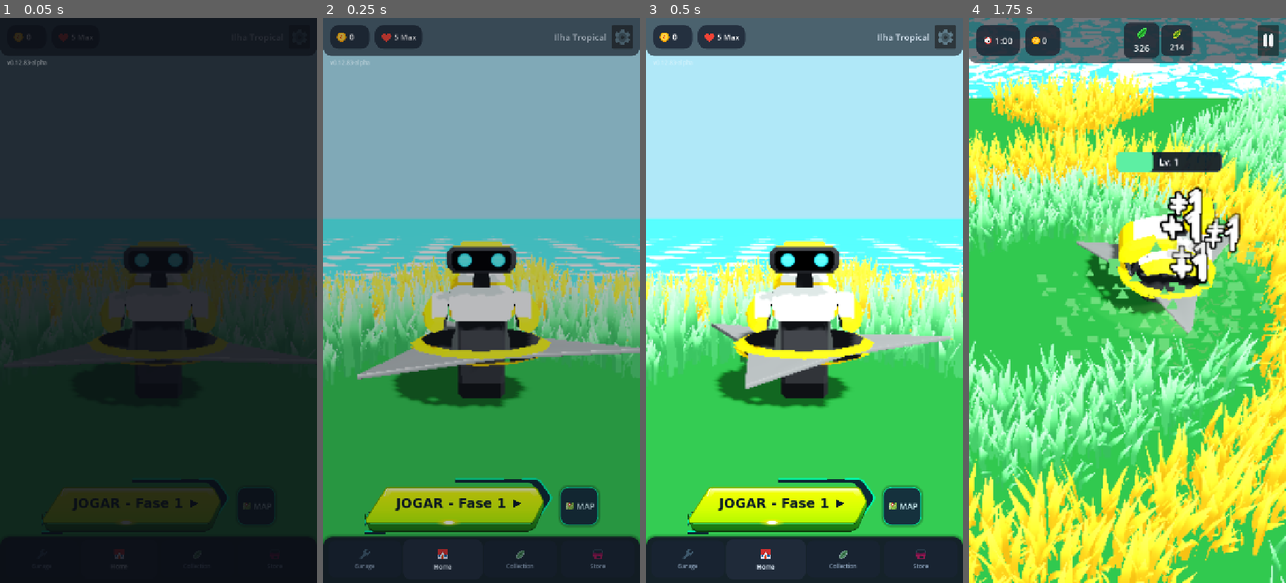
Above: before the commit, frames 1-4 (left to right).
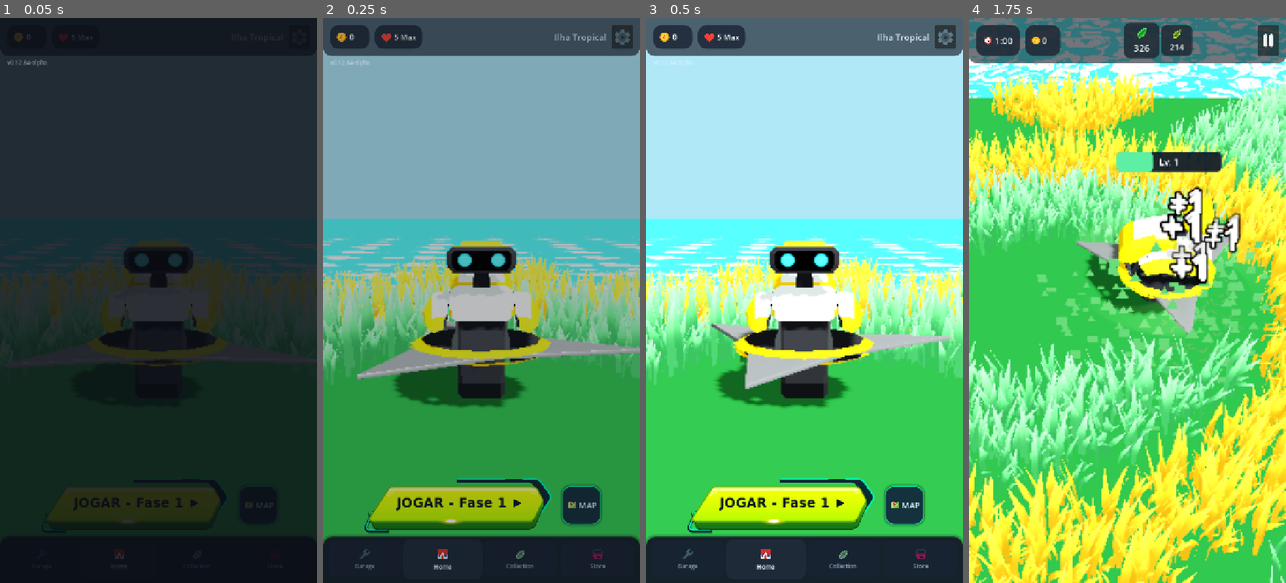
Above: after the commit, the same moments.

Repository: rogerbif/grass-cut-bot
Game: Godot game, scene res://scenes/menu/main_menu.tscn
Same seed, same stepped clock (60 frames per second), same inputs: the game is played once before the commit and once after it.
Inputs (mouse positions are in pixels of both pictures, inside the frame that each line leads up to):
- Up to frame 1 (0.05 s): no input
- Up to frame 2 (0.25 s): no input
- Up to frame 3 (0.5 s): no input
- Up to frame 4 (1.75 s): click (1105, 503) at 0.5 s; tap Enter at 1.25, 1.35 s; move the mouse to (1197, 272) at 1.27 s; hold Right (ui_right) from 1.28 s (still down); click (1197, 272) at 1.42 s; tap Space at 1.52 s

The runs differ from the first frame. In frame 1, less than 0.1% of the frame differs, in the area x 8-87%, y 7-91%; in frame 2, 1.7%; in frame 3, 1.9%, in the area x 8-89%, y 8-92%; in frame 4, nothing differs.

Commit message:
fix(ui): expansao de viewBox e correcao de recorte no canto esquerdo do botao [v0.12.84-alpha]

Diff:
--- a/assets/ui/btn_play_banner.svg
+++ b/assets/ui/btn_play_banner.svg
@@ -1,4 +1,4 @@
-<svg xmlns="http://www.w3.org/2000/svg" width="430" height="126" viewBox="14 16 430 126">
+<svg xmlns="http://www.w3.org/2000/svg" width="450" height="138" viewBox="0 10 450 138">
   <defs>
     <!-- Ultra Vibrant Neon Chartreuse Gradients -->
     <linearGradient id="main_face_grad" x1="0%" y1="0%" x2="0%" y2="100%">
@@ -38,13 +38,14 @@
   <path d="M 374 18 L 402 18 Q 408 18 414 23 L 436 53 Q 440 60 436 67 L 416 97"
         fill="none" stroke="#00f5a8" stroke-width="4" stroke-linecap="round" stroke-linejoin="round" />
 
-  <!-- Bottom-Left Detached Cyber Bracket -->
-  <path d="M 24 92 L 34 92 L 14 126 Q 12 135 20 135 L 62 135 L 62 143 L 18 143 Q 5 143 4 130 L 14 110 Z"
+  <!-- Bottom-Left Detached Cyber Bracket (Garantido sem corte com margem generosa) -->
+  <path d="M 24 92 L 34 92 L 15 125 Q 12 135 20 135 L 62 135 L 62 143 L 18 143 Q 6 143 5 130 L 14 110 Z"
         fill="#0b2834" />
-  <path d="M 24 96 L 10 126 Q 8 136 18 136 L 58 136"
+  <path d="M 24 96 L 11 126 Q 8 136 18 136 L 58 136"
         fill="none" stroke="#00f5a8" stroke-width="4" stroke-linecap="round" stroke-linejoin="round" />
 
   <!-- ================= 2. 3D BASE / LOWER BEVEL (DARK GREEN) ================= -->
+  <!-- Thick 3D extruded base under the yellow face -->
   <path d="M 16 106 L 24 126 Q 28 134 36 134 L 388 134 Q 396 134 402 127 L 421 82 Q 424 76 420 70 L 416 70 L 398 116 Q 394 120 388 120 L 26 120 L 14 96 Z"
         fill="url(#base_3d_grad)" stroke="#114b0e" stroke-width="1.5" stroke-linejoin="round" />
 
--- a/assets/ui/btn_play_banner_pressed.svg
+++ b/assets/ui/btn_play_banner_pressed.svg
@@ -1,4 +1,4 @@
-<svg xmlns="http://www.w3.org/2000/svg" width="430" height="126" viewBox="14 16 430 126">
+<svg xmlns="http://www.w3.org/2000/svg" width="450" height="138" viewBox="0 10 450 138">
   <defs>
     <!-- Gradients -->
     <linearGradient id="main_face_grad_pressed" x1="0%" y1="0%" x2="0%" y2="100%">
@@ -34,9 +34,10 @@
   <path d="M 374 23 L 402 23 Q 408 23 414 27 L 434 57 Q 438 63 435 70 L 424 91"
         fill="none" stroke="#00f2aa" stroke-width="3.5" stroke-linecap="round" stroke-linejoin="round" />
 
-  <path d="M 24 97 L 34 97 L 14 129 Q 12 137 20 137 L 62 137 L 62 145 L 18 145 Q 6 145 5 133 L 14 115 Z"
+  <!-- Bottom-Left Detached Cyber Bracket (Sem corte com margem generosa) -->
+  <path d="M 24 97 L 34 97 L 15 128 Q 12 137 20 137 L 62 137 L 62 145 L 18 145 Q 6 145 5 133 L 14 115 Z"
         fill="#0b2834" />
-  <path d="M 24 101 L 10 129 Q 8 139 18 139 L 58 139"
+  <path d="M 24 101 L 11 129 Q 8 139 18 139 L 58 139"
         fill="none" stroke="#00f2aa" stroke-width="3.5" stroke-linecap="round" stroke-linejoin="round" />
 
   <!-- ================= 2. 3D BASE / LOWER BEVEL (COMPRESSED) ================= -->
--- a/project.godot
+++ b/project.godot
@@ -11,7 +11,7 @@
 [application]
 
 config/name="Grass Cut Bot"
-config/version="0.12.83-alpha"
+config/version="0.12.84-alpha"
 run/main_scene="res://scenes/menu/main_menu.tscn"
 config/features=PackedStringArray("4.7", "Mobile")
 boot_splash/image="uid://3pegaomvcdut"
--- a/scenes/menu/tabs/tab_home.tscn
+++ b/scenes/menu/tabs/tab_home.tscn
@@ -43,8 +43,8 @@
 anchor_top = 1.0
 anchor_right = 1.0
 anchor_bottom = 1.0
-offset_top = -240.0
-offset_bottom = -108.0
+offset_top = -246.0
+offset_bottom = -106.0
 grow_horizontal = 2
 grow_vertical = 0
 mouse_filter = 2
@@ -56,19 +56,19 @@
 anchor_top = 0.5
 anchor_right = 0.5
 anchor_bottom = 0.5
-offset_left = -270.0
-offset_top = -64.0
-offset_right = 270.0
-offset_bottom = 64.0
+offset_left = -272.0
+offset_top = -68.0
+offset_right = 272.0
+offset_bottom = 68.0
 grow_horizontal = 2
 grow_vertical = 2
 theme_override_constants/separation = 14
 alignment = 1
 
 [node name="PlayBtn" type="Button" parent="BottomAction/HBox"]
-custom_minimum_size = Vector2(430, 126)
+custom_minimum_size = Vector2(440, 135)
 layout_mode = 2
-pivot_offset = Vector2(215, 63)
+pivot_offset = Vector2(220, 67)
 focus_mode = 0
 theme_override_styles/normal = SubResource("StyleBoxEmpty_none")
 theme_override_styles/pressed = SubResource("StyleBoxEmpty_none")
@@ -106,10 +106,10 @@
 anchors_preset = 15
 anchor_right = 1.0
 anchor_bottom = 1.0
-offset_left = 42.0
-offset_top = 18.0
-offset_right = -42.0
-offset_bottom = -30.0
+offset_left = 46.0
+offset_top = 22.0
+offset_right = -44.0
+offset_bottom = -32.0
 grow_horizontal = 2
 grow_vertical = 2
 mouse_filter = 2
--- a/scripts/core/game_version.gd
+++ b/scripts/core/game_version.gd
@@ -7,7 +7,7 @@
 
 const MAJOR: int = 0
 const MINOR: int = 12
-const PATCH: int = 83
+const PATCH: int = 84
 const STAGE: String = "ALPHA" # "PRE-ALPHA", "ALPHA", "BETA", "RC", "RELEASE"
 const BUILD_TYPE: String = "dev" # "dev", "nightly", "public"
 
Not shown, changed: export_presets.cfg
Not shown: 1 places in tests/test_editor_goals_and_time_limit.tscn that only renumber resources
Not shown, changed: docs/historico_melhorias/157_recriacao_botao_cyber_jogar_home.md
